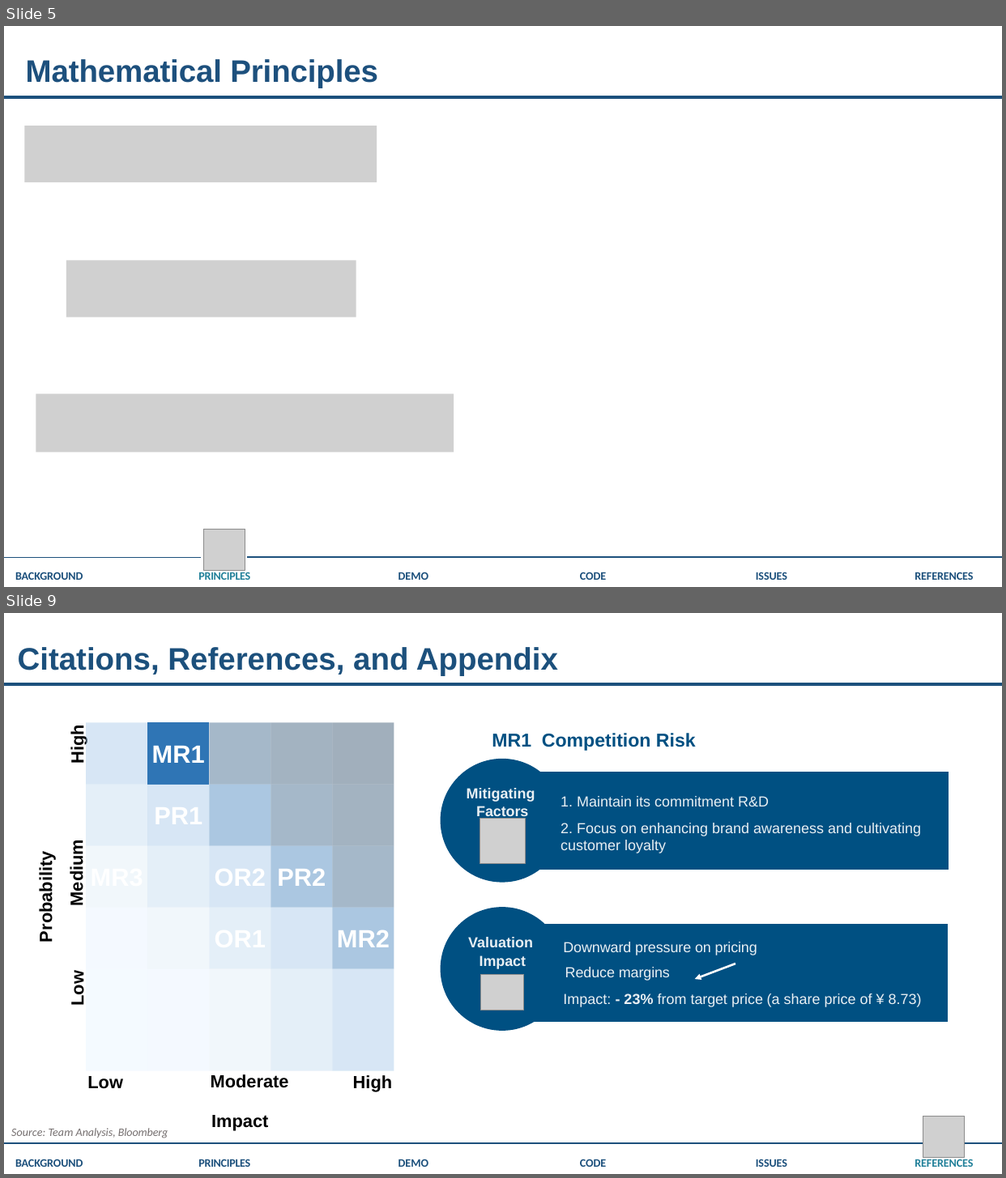
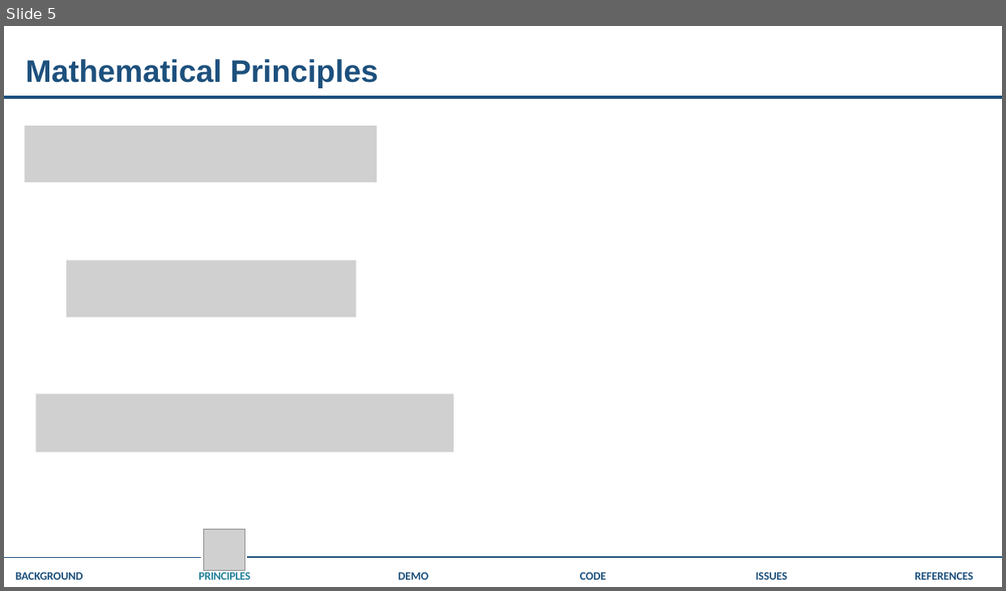
Before and after one commit to zeron-G/Rust-Developer-Test-Assignment_StableSwap-Implementation, a slide deck: swap.pptx. Shown one above the other, each under a label of ours: slides 5 and 9 before the commit, slide 5 after it; the slides between them are not shown. The pictures are 1006x1178 and 1006x591 pixels, drawn with LibreOffice and Linux fonts; fonts in the diff are those of the drawing; grey boxes stand for pictures. Boxes give left, top, right and bottom in pixels: in the first picture for what was removed or moved away, otherwise in the second. Text is boxed around its words. In the diff, an @@ line names an element or a change of style, - is before the commit and + after.

```diff
--- a/swap.pptx
+++ b/swap.pptx
@@ slide 9 removed at [4,613,1002,1174], background #FFFFFF @@
@@ text removed at [18,647,558,676] @@
-Citations, References, and Appendix
@@ freeform shape removed at [4,683,1002,686] @@
@@ table removed at [31,723,394,1134], 7 rows, 7 columns @@
-Probability | High |  | MR1 |  |  | 
- | Medium |  | PR1 |  |  | 
- |  | MR3 |  | OR2 | PR2 | 
- |  |  |  | OR1 |  | MR2
- | Low |  |  |  |  | 
- |  | Low |  | Moderate |  | High
- |  | Impact |  |  |  | 
@@ text removed at [492,733,696,751] @@
-MR1 Competition Risk
@@ text removed at [467,788,535,802] @@
-Mitigating
@@ text removed at [476,806,528,820] @@
-Factors
@@ text removed at [560,796,769,807] @@
-1. Maintain its commitment R&D
@@ picture removed at [479,818,525,864] @@
@@ text removed at [560,823,921,854] @@
-2. Focus on enhancing brand awareness and cultivating customer loyalty
@@ group removed at [441,759,949,1031]: 6 freeform shapes @@
@@ text removed at [468,937,533,948] @@
-Valuation
@@ text removed at [563,942,757,956] @@
-Downward pressure on pricing
@@ text removed at [479,956,526,969] @@
-Impact
@@ picture removed at [481,974,524,1011] @@
@@ text removed at [565,967,670,981] @@
-Reduce margins
@@ arrow removed from (735, 964) to (695, 979) @@
@@ text removed at [563,994,922,1007] @@
-Impact: - 23% from target price (a share price of ¥ 8.73)
@@ picture removed at [923,1116,965,1157] @@
@@ freeform shape removed at [4,1143,923,1144] @@
@@ text removed at [11,1128,168,1139] @@
-Source: Team Analysis, Bloomberg
@@ freeform shape removed at [966,1143,1002,1144] @@
@@ table removed at [4,1161,1002,1174], 1 rows, 6 columns @@
-BACKGROUND | PRINCIPLES | DEMO | CODE | ISSUES | REFERENCES
```
Also in this commit, not shown: 3 slides changed, 1 slide added, 1 other file.
